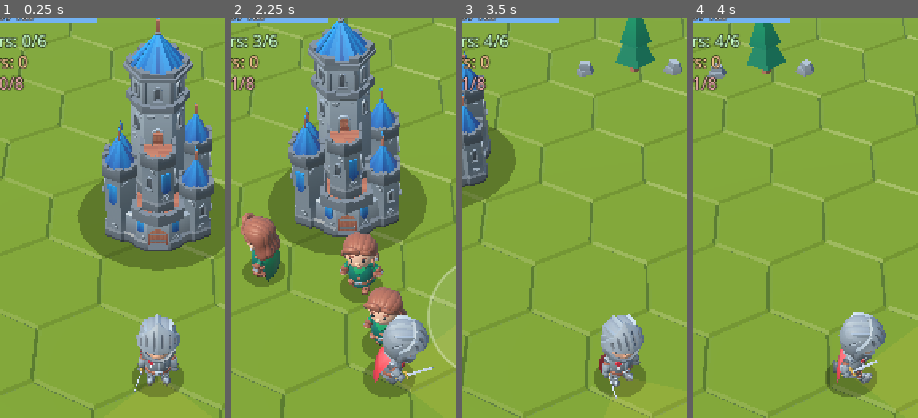
Above: before the commit, frames 1-4 (left to right).
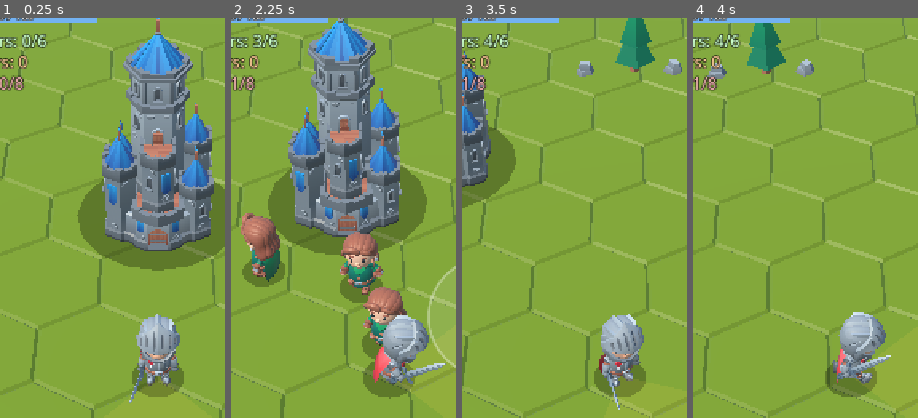
Above: after the commit, the same moments.

Repository: tembugi/town-defender
Game: Godot game, scene res://Main3D.tscn
Same seed, same stepped clock (60 frames per second), same inputs: the game is played once before the commit and once after it.
Inputs (mouse positions are % of the whole screen's width and height, from its top left):
- Up to frame 1 (0.25 s): no input
- Up to frame 2 (2.25 s): click "START WAVE auto 15s" at 0.5 s; click "HIRE WORKER 25g" at 1.25 s; tap Enter at 2 s; move the mouse to (72, 45) at 2.02 s; hold D from 2.03 s (still down); tap H at 2.1 s; click (72, 45) at 2.17 s
- Up to frame 3 (3.5 s): tap Space at 2.27 s; release D at 2.75 s; drag from (30, 55) to (45, 70) at 2.77 s
- Up to frame 4 (4 s): move the mouse to (60, 28) at 3.52 s; hold D from 3.53 s (still down); tap H at 3.6 s
The pictures show only the part of the screen within x 15-65%, y 8-58%; the shares and areas given below are measured in that part.

The runs differ from the first frame. In frame 1, 0.1% of the frame differs, in the area x 57-64%, y 86-97%; in frame 2, 0.3%; in frame 3, 0.1%; in frame 4, 0.3%, in the area x 64-88%, y 84-91%.

Commit message:
Replace placeholder sword with real KayKit weapon asset (sword 2 / sword_B)
- Import sword_B.gltf from the downloaded KayKit Fantasy Weapons Bits pack
  (same author/rig family as our characters, so it scales correctly with the
  hero's existing 0.55 model scale with no extra tuning -- verified its final
  world size comes out to ~0.98 units, a sensible ~70% of the hero's height).
  Its origin sits at the grip, matching the handslot bone attach convention.
- Remove the old procedurally-generated placeholder sword (Models/weapons/
  sword.glb) and its generator (tools/export_sword.gd), superseded by the real
  asset. Add LICENSE_FantasyWeaponsBits.txt alongside the other pack licenses.
- Rig.make_weapon's sword case now points at the new file; no code changes
  needed beyond the path since the loader was already asset-file-based.

Co-Authored-By: Claude Sonnet 5 <noreply@anthropic.com>

Diff:
--- a/project.godot
+++ b/project.godot
@@ -11,7 +11,7 @@
 [application]
 
 config/name="Town Defender"
-config/version="0.3.1"
+config/version="0.3.2"
 run/main_scene="res://Main3D.tscn"
 config/features=PackedStringArray("4.7", "Mobile")
 boot_splash/bg_color=Color(0.063, 0.188, 0.098, 1)
--- a/scripts/Rig.gd
+++ b/scripts/Rig.gd
@@ -136,10 +136,11 @@
 
 # --- Weapons -------------------------------------------------------------
 # KayKit characters ship unarmed but have a `handslot.r` bone for weapons.
-# The sword is a real model file (Models/weapons/sword.glb, editable in Blender);
-# the others are still built from primitives. tools/export_sword.gd regenerates
-# the sword glb from code if needed.
-const SWORD_MODEL := "res://Models/weapons/sword.glb"
+# The sword is a real KayKit Fantasy Weapons Bits asset (sword_B, "sword 2" in
+# the pack), same author/rig family as our characters so it scales correctly
+# with no extra tuning -- its origin sits at the grip, matching handslot
+# convention. The others are still built from primitives.
+const SWORD_MODEL := "res://Models/weapons/sword_B.gltf"
 
 
 static func _box(size: Vector3, pos: Vector3, col: Color) -> MeshInstance3D:
--- a/tools/export_sword.gd
+++ /dev/null
@@ -1,32 +0,0 @@
-extends SceneTree
-# Builds the placeholder sword from primitives and exports it to a real .glb
-# model file so it can be edited in Blender / swapped out. Run with:
-#   Godot --headless --script tools/export_sword.gd
-func box(nm, size, pos, col):
-	var m := MeshInstance3D.new()
-	m.name = nm
-	var bm := BoxMesh.new()
-	bm.size = size
-	var mat := StandardMaterial3D.new()
-	mat.albedo_color = col
-	bm.material = mat
-	m.mesh = bm
-	m.position = pos
-	return m
-func _init():
-	var steel := Color(0.74, 0.78, 0.82)
-	var gold := Color(0.82, 0.66, 0.28)
-	var wood := Color(0.45, 0.30, 0.17)
-	var root := Node3D.new()
-	root.name = "Sword"
-	get_root().add_child(root)
-	root.add_child(box("Grip",   Vector3(0.05, 0.26, 0.05), Vector3(0, 0.0, 0), wood))
-	root.add_child(box("Guard",  Vector3(0.26, 0.05, 0.06), Vector3(0, 0.15, 0), gold))
-	root.add_child(box("Blade",  Vector3(0.07, 0.78, 0.025), Vector3(0, 0.56, 0), steel))
-	root.add_child(box("Pommel", Vector3(0.07, 0.07, 0.07), Vector3(0, -0.15, 0), gold))
-	var doc := GLTFDocument.new()
-	var st := GLTFState.new()
-	doc.append_from_scene(root, st)
-	var err := doc.write_to_filesystem(st, "res://Models/weapons/sword.glb")
-	print("RES export err=", err)
-	quit()
Not shown, added: Models/LICENSE_FantasyWeaponsBits.txt
Binary file removed: Models/weapons/sword.glb
Binary file added: Models/weapons/sword_B.bin
Not shown, added: Models/weapons/sword_B.gltf
Not shown, changed: Models/weapons/sword_B.gltf.import
Binary file added: Models/weapons/weapons_bits_texture.png
Not shown, added: Models/weapons/weapons_bits_texture.png.import
Not shown, removed: tools/export_sword.gd.uid
